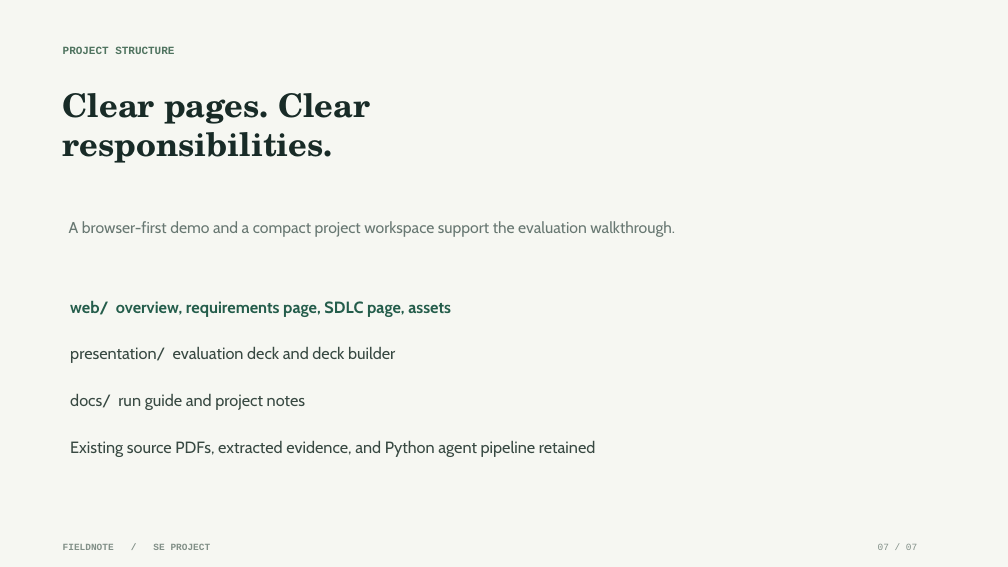
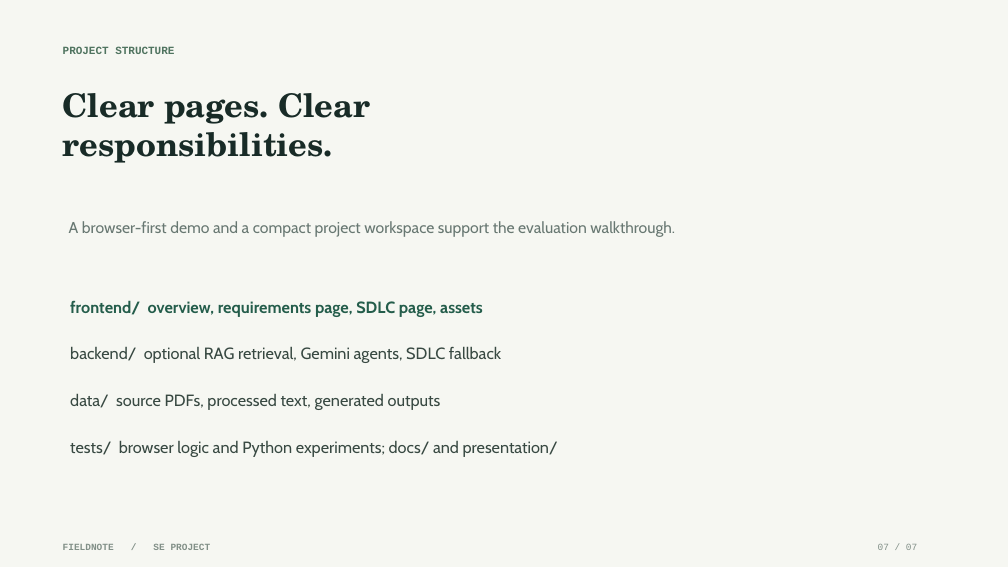
Before and after one commit to AVD1906/SE-project, a slide deck: slide 7 of presentation/SE_Project_Evaluation.pptx. Drawn at 1008x567 pixels with LibreOffice and Linux fonts; fonts in the diff are those of the drawing. Boxes give left, top, right and bottom in pixels: in the first picture for what was removed or moved away, otherwise in the second. Text is boxed around its words. In the diff, an @@ line names an element or a change of style, - is before the commit and + after.

Commit message:
Organize optional Python fallback under backend

```diff
--- a/presentation/SE_Project_Evaluation.pptx
+++ b/presentation/SE_Project_Evaluation.pptx
@@ text at (70,300,483,317): text changed @@
-web/ overview, requirements page, SDLC page, assets
+frontend/ overview, requirements page, SDLC page, assets
@@ text at (70,346,501,363): text changed @@
-presentation/ evaluation deck and deck builder
+backend/ optional RAG retrieval, Gemini agents, SDLC fallback
@@ text at (70,393,441,410): text changed @@
-docs/ run guide and project notes
+data/ source PDFs, processed text, generated outputs
@@ text at (70,440,558,457): text changed @@
-Existing source PDFs, extracted evidence, and Python agent pipeline retained
+tests/ browser logic and Python experiments; docs/ and presentation/
```
Also in this commit, not shown: 15 other files.
